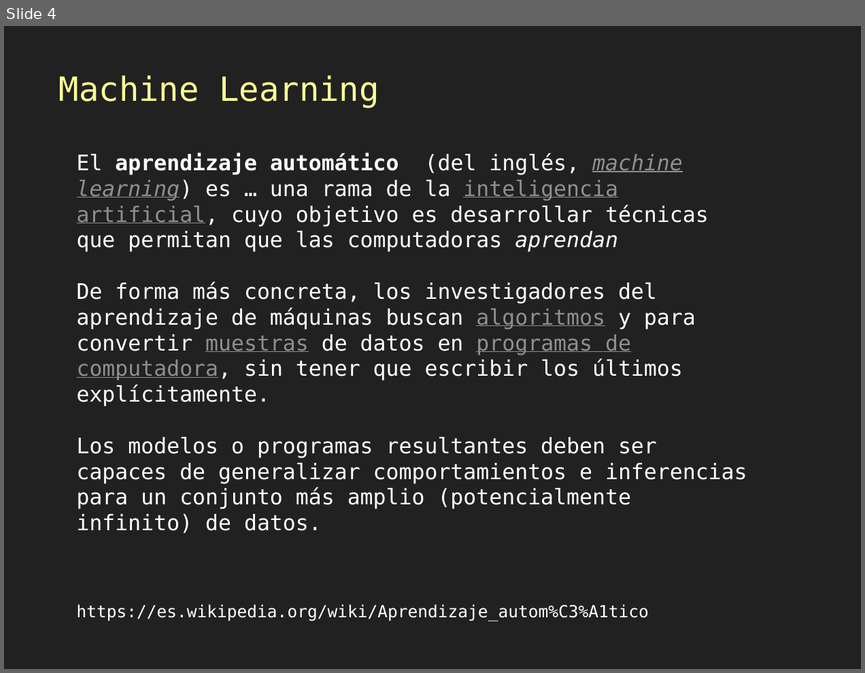
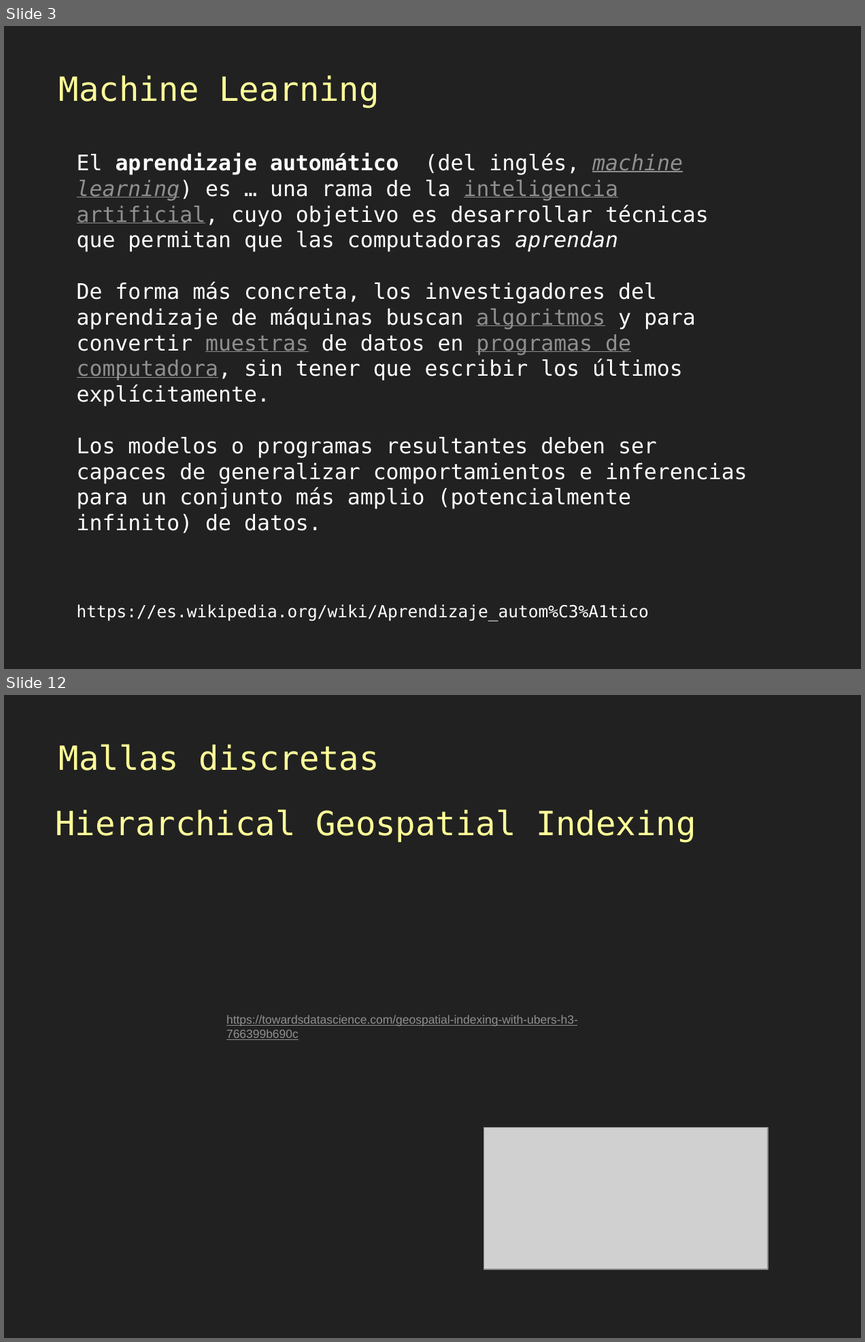
Before and after one commit to gis-master-m2/m2-geoweb, a slide deck: docs/presentacion/Mallas-algoritmos-js.pptx. Shown one above the other, each under a label of ours: slide 4 before the commit, slides 3 and 12 after it; the slides between them are not shown. The pictures are 865x673 and 865x1342 pixels, drawn with LibreOffice and Linux fonts; fonts in the diff are those of the drawing; grey boxes stand for pictures. Boxes give left, top, right and bottom in pixels: in the first picture for what was removed or moved away, otherwise in the second. Text is boxed around its words. In the diff, an @@ line names an element or a change of style, - is before the commit and + after.

```diff
--- a/docs/presentacion/Mallas-algoritmos-js.pptx
+++ b/docs/presentacion/Mallas-algoritmos-js.pptx
@@ slide 12 added at bbox=[4, 695, 861, 1338], background #212121 @@
@@ text added at bbox=[59, 744, 379, 770], 28 pt, text #FFFF99 @@
+Mallas discretas
@@ text added at bbox=[55, 809, 696, 843], 28 pt, text #FFFF99 @@
+Hierarchical Geospatial Indexing
@@ text added at bbox=[226, 1015, 578, 1040], 10 pt, text #8F8F8F, underline @@
+https://towardsdatascience.com/geospatial-indexing-with-ubers-h3-766399b690c
@@ picture added at bbox=[484, 1127, 768, 1269] @@
@@ what was slide 4 is now slide 3 @@
```
Also in this commit, not shown: 2 other slides changed, 9 other slides added, 5 slides removed.
